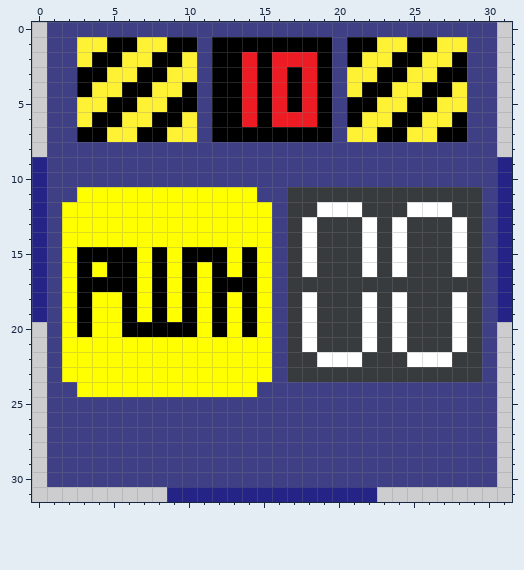
Two states of a pixel-art sprite, Icons/Time Accumulation.png. Above is the file before it was changed.
The file is 32x32 pixels. Colours within 5 levels of each other are drawn and written as one.
And afterwards:
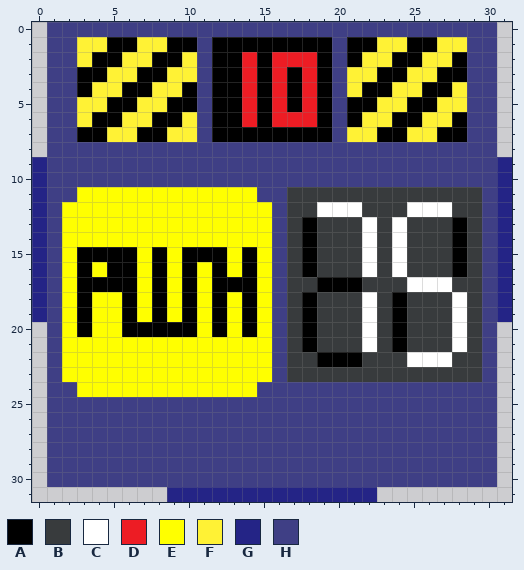
Palette (. is transparent): A #000000  B #383b3d  C #ffffff  D #ed1c24  E #ffff00  F #fff235  G #242486  H #3f3f85
Edits made:
Colour B gives way to colour A in row 17 at x 19 to 21.
Colour C gives way to colour A in rows 13 to 16 at x 18 and 28; in rows 18 to 21 at x 18 and 24; in row 22 at x 19 to 21.
Colour B gives way to colour C in row 17 at x 25 to 27.
